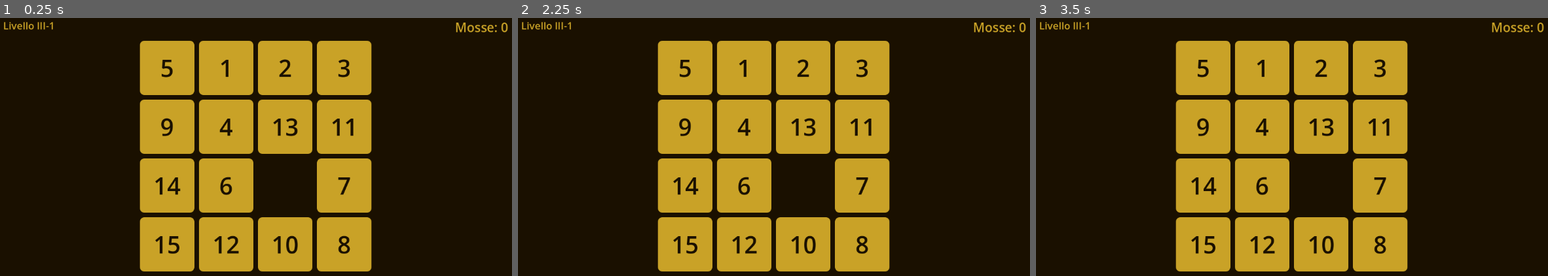
Above: before the commit, frames 1-3 (left to right).
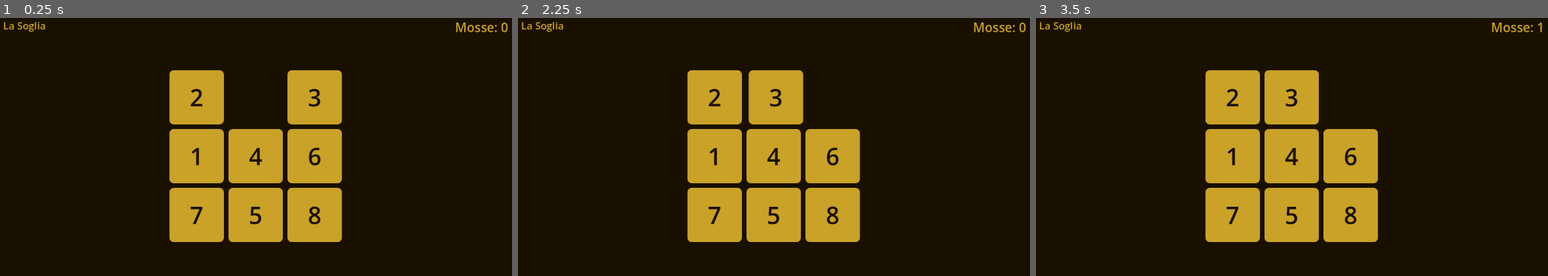
Above: after the commit, the same moments.

Repository: teologoeretico1975/LeTavoleDiAshan
Game: Godot game, scene res://scenes/game/GameBoard.tscn
Same seed, same stepped clock (60 frames per second), same inputs: the game is played once before the commit and once after it.
Inputs (mouse positions are in pixels of both pictures, inside the frame that each line leads up to):
- Up to frame 1 (0.25 s): no input
- Up to frame 2 (2.25 s): tap Enter at 0.5, 2 s; move the mouse to (886, 141) at 0.52 s; click (886, 141) at 0.67 s; tap Space at 1.25 s; move the mouse to (671, 170) at 1.27 s; click (671, 170) at 1.42 s; move the mouse to (825, 92) at 2.02 s; click (825, 92) at 2.17 s
- Up to frame 3 (3.5 s): tap Space at 2.75 s; move the mouse to (1266, 214) at 2.77 s; click (1266, 214) at 2.92 s

The runs differ from the first frame. In frame 1, 25% of the frame differs, in the area x 1-73%, y 1-99%; in frame 2, 25%; in frame 3, 25%.

Commit message:
Reset GameBoard.tscn to chapter 1 (chapter 3 was set for manual testing)
Co-Authored-By: Claude Sonnet 4.6 <noreply@anthropic.com>

Diff:
--- a/scenes/game/GameBoard.tscn
+++ b/scenes/game/GameBoard.tscn
@@ -10,4 +10,3 @@
 grow_horizontal = 2
 grow_vertical = 2
 script = ExtResource("1_gameboard")
-chapter = 3
